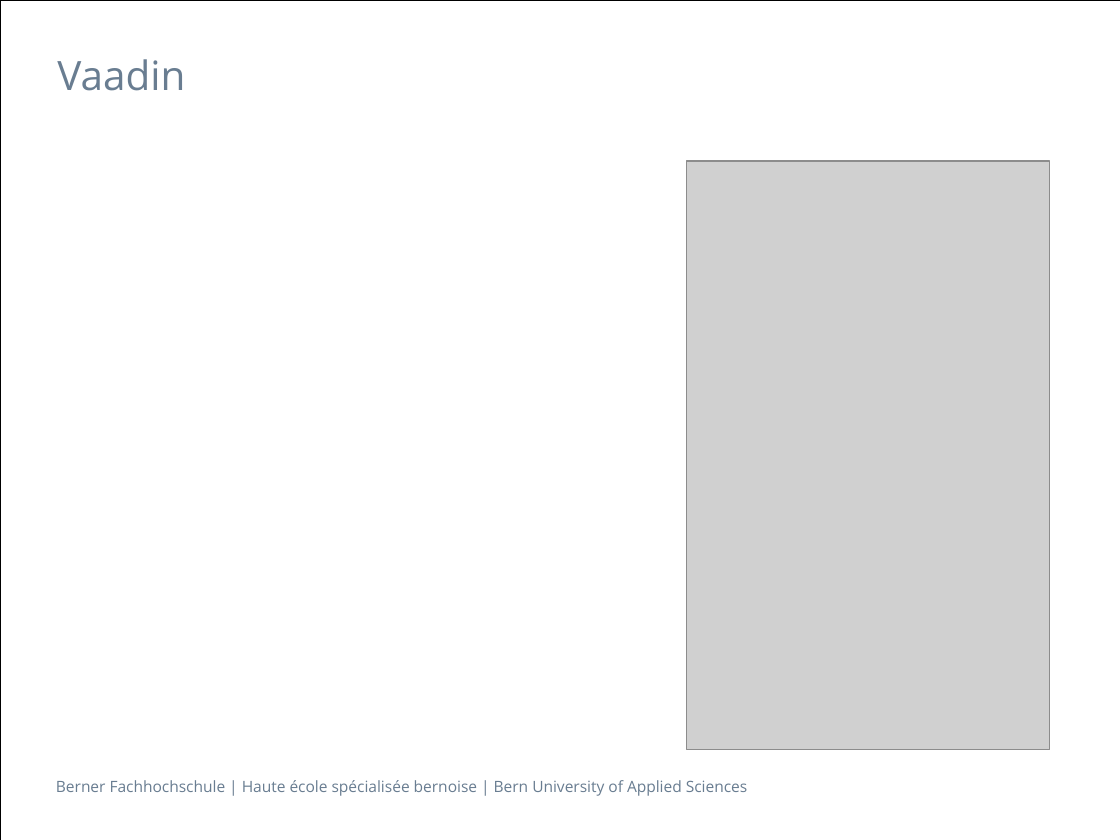
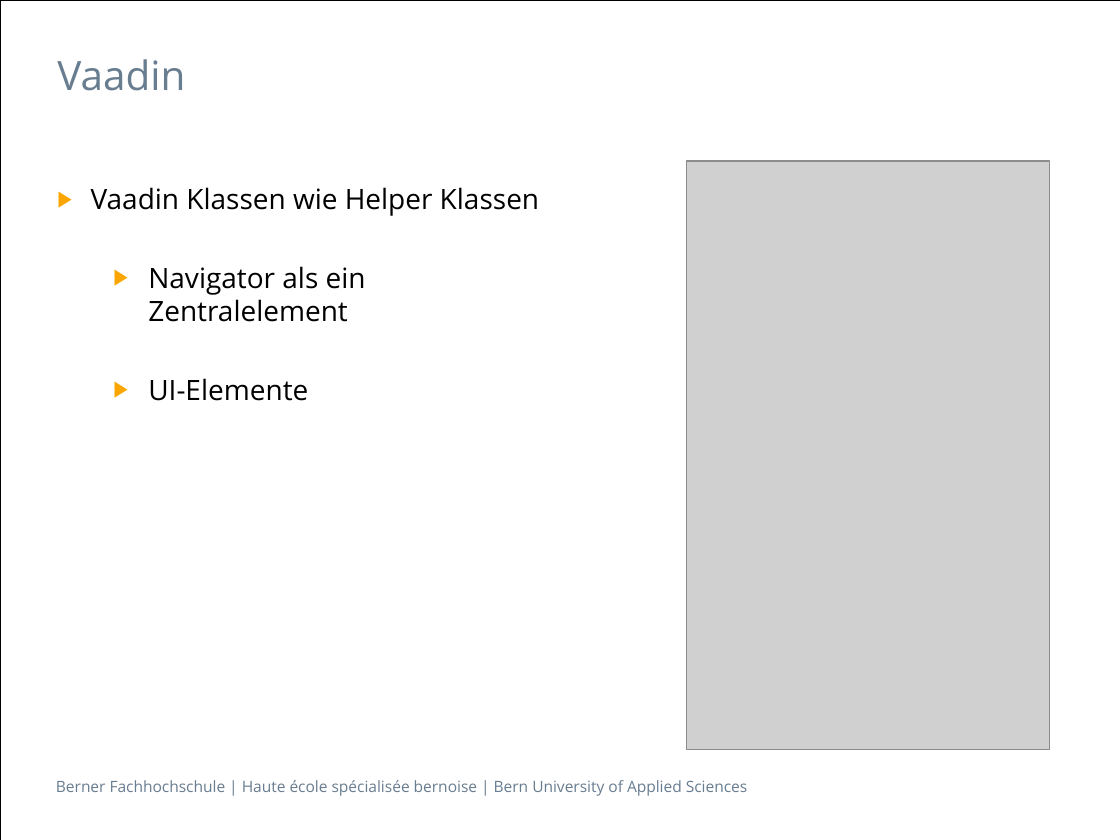
Before and after one commit to BurningBadger/ch.bfh.bti7081.s2016.blue, a slide deck: slide 5 of doc/task09/2016-05-09-Task_09.pptx. Drawn at 1120x840 pixels with LibreOffice and Linux fonts; fonts in the diff are those of the drawing; grey boxes stand for pictures. Boxes give left, top, right and bottom in pixels: in the first picture for what was removed or moved away, otherwise in the second. Text is boxed around its words. In the diff, an @@ line names an element or a change of style, - is before the commit and + after.

```diff
--- a/doc/task09/2016-05-09-Task_09.pptx
+++ b/doc/task09/2016-05-09-Task_09.pptx
@@ text added at [91,187,539,401], 18 pt, text #000000 @@
+▶ Vaadin Klassen wie Helper Klassen
+  ▶ Navigator als ein Zentralelement
+  ▶ UI-Elemente
```
